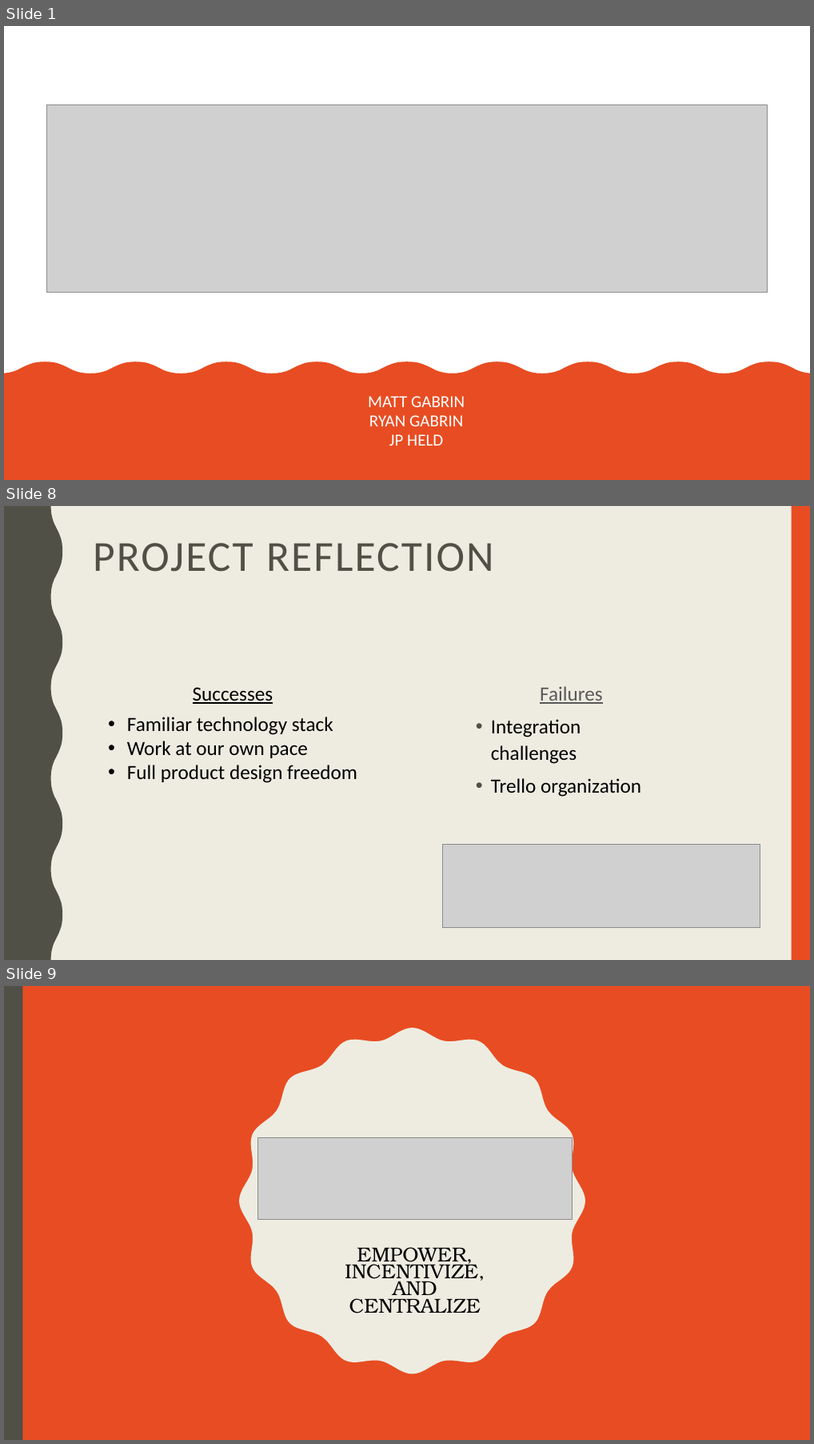
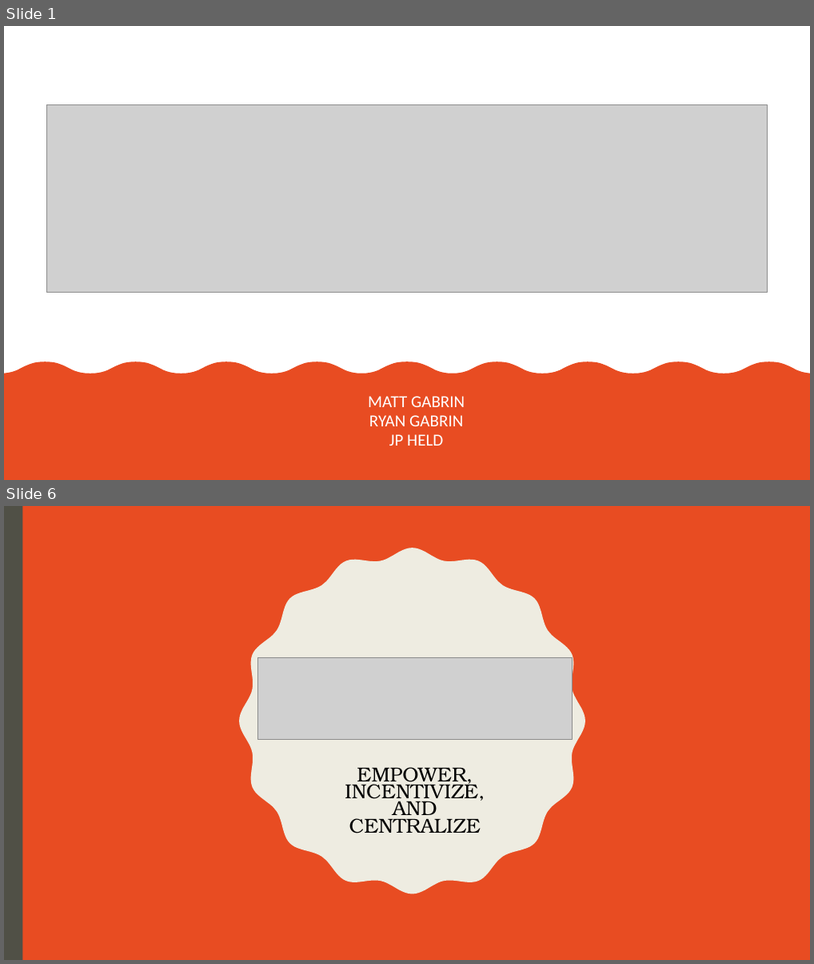
Before and after one commit to magabrin/cs1530-Rate-My-Slumlord, a slide deck: RateMySlumlord-FinalDemo.pptx. Shown one above the other, each under a label of ours: slides 1, 8 and 9 before the commit, slides 1 and 6 after it; the slides between them are not shown. The pictures are 814x1444 and 814x964 pixels, drawn with LibreOffice and Linux fonts; fonts in the diff are those of the drawing; grey boxes stand for pictures. Boxes give left, top, right and bottom in pixels: in the first picture for what was removed or moved away, otherwise in the second. Text is boxed around its words. In the diff, an @@ line names an element or a change of style, - is before the commit and + after.

```diff
--- a/RateMySlumlord-FinalDemo.pptx
+++ b/RateMySlumlord-FinalDemo.pptx
@@ slide 8 removed at box(4, 506, 810, 960), background #EEECE1 @@
@@ freeform shape removed at box(4, 506, 62, 960) @@
@@ rectangle removed at box(792, 506, 810, 960) @@
@@ title removed at box(93, 543, 494, 572) @@
-PROJECT REFLECTION
@@ text removed at box(193, 687, 274, 704) @@
-Successes
@@ text removed at box(540, 686, 603, 704) @@
-Failures
@@ text removed at box(127, 716, 358, 783) @@
-• Familiar technology stack
-• Work at our own pace
-• Full product design freedom
@@ text removed at box(491, 719, 642, 796) @@
-• Integration challenges
-• Trello organization
@@ picture removed at box(442, 844, 760, 927) @@
@@ what was slide 9 is now slide 6 @@
```
Also in this commit, not shown: 4 slides changed, 2 other slides removed.
